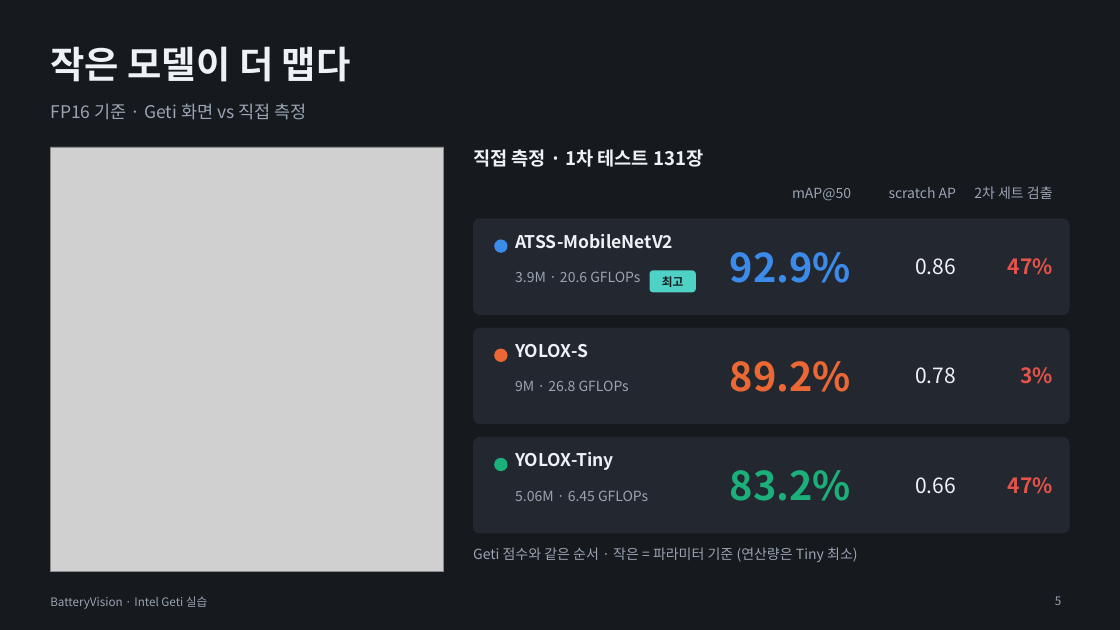
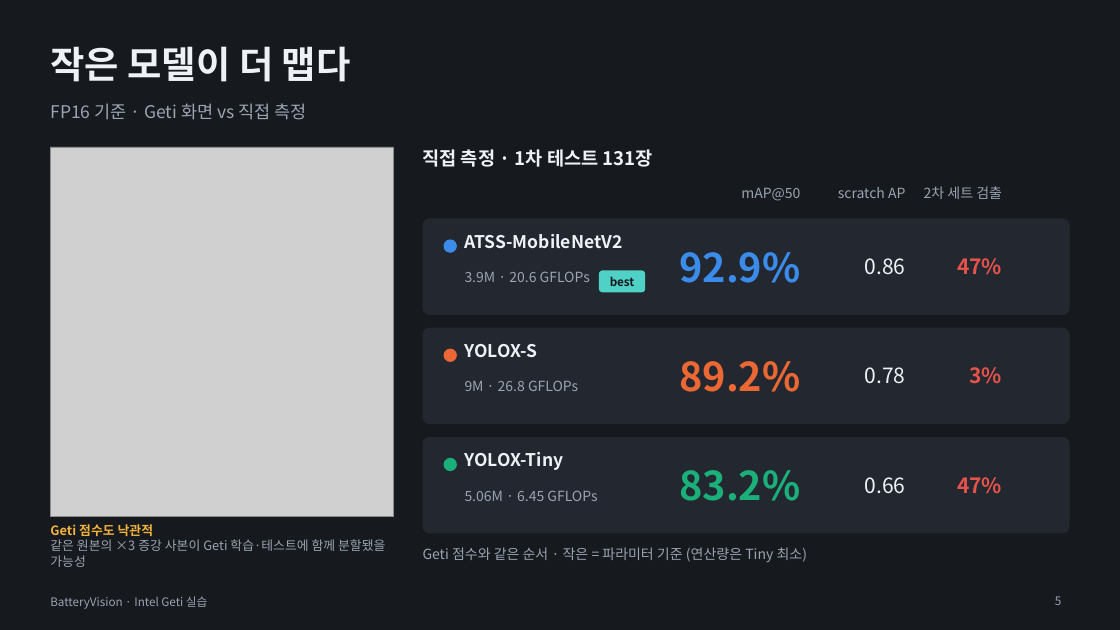
Before and after one commit to se4nchoi/batteryvision, a slide deck: slide 5 of docs/submission/BatteryVision_발표.pptx. Drawn at 1120x630 pixels with LibreOffice and Linux fonts; fonts in the diff are those of the drawing; grey boxes stand for pictures. Boxes give left, top, right and bottom in pixels: in the first picture for what was removed or moved away, otherwise in the second. Text is boxed around its words. In the diff, an @@ line names an element or a change of style, - is before the commit and + after.

```diff
--- a/docs/submission/BatteryVision_발표.pptx
+++ b/docs/submission/BatteryVision_발표.pptx
@@ picture: place and size @@
-picture at [50,147,444,571]
+picture at [50,147,393,517]
@@ text "직접 측정 · 1차 테스트 ...": place and size @@
-text "직접 측정 · 1차 테스트 ..." at [473,149,703,167]
+text "직접 측정 · 1차 테스트 ..." at [423,149,653,167]
@@ rounded rectangle: place and size @@
-rounded rectangle at [473,218,1070,315]
+rounded rectangle at [423,218,1070,315]
@@ 18 texts, 3 ellipses, 1 rounded rectangle: place and size @@
-18 texts, 3 ellipses, 1 rounded rectangle at [494,186,1053,501]
+18 texts, 3 ellipses, 1 rounded rectangle at [444,186,1002,501]
@@ text added at [610,276,635,286], 10 pt, text #16191E, bold @@
+best
@@ text removed at [662,276,683,287] @@
-최고
@@ rounded rectangle: place and size @@
-rounded rectangle at [473,328,1070,424]
+rounded rectangle at [423,328,1070,424]
@@ rounded rectangle: place and size @@
-rounded rectangle at [473,437,1070,534]
+rounded rectangle at [423,437,1070,534]
@@ text added at [50,524,385,567], 11 pt, text #9AA4B2 @@
+Geti 점수도 낙관적
+같은 원본의 ×3 증강 사본이 Geti 학습·테스트에 함께 분할됐을 가능성
@@ text "Geti 점수와 같은 순서 · ...": place and size @@
-text "Geti 점수와 같은 순서 · ..." at [473,547,857,562]
+text "Geti 점수와 같은 순서 · ..." at [423,547,807,562]
```
Also in this commit, not shown: 1 other slide changed, 3 other files.
